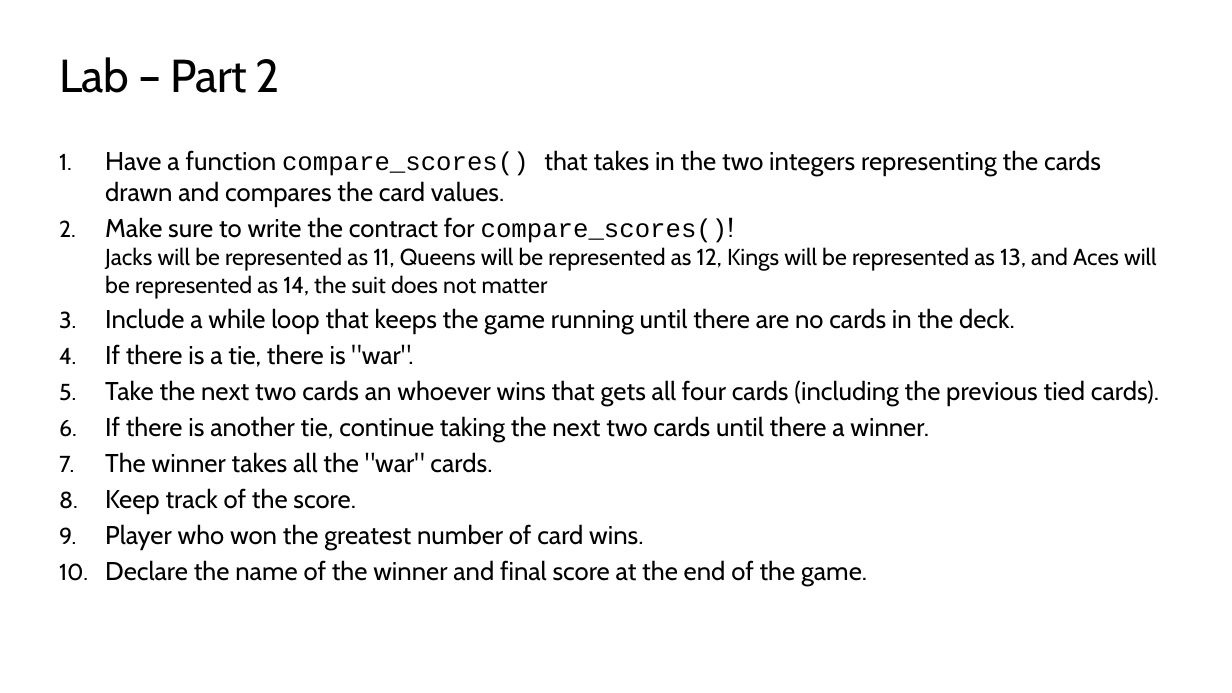
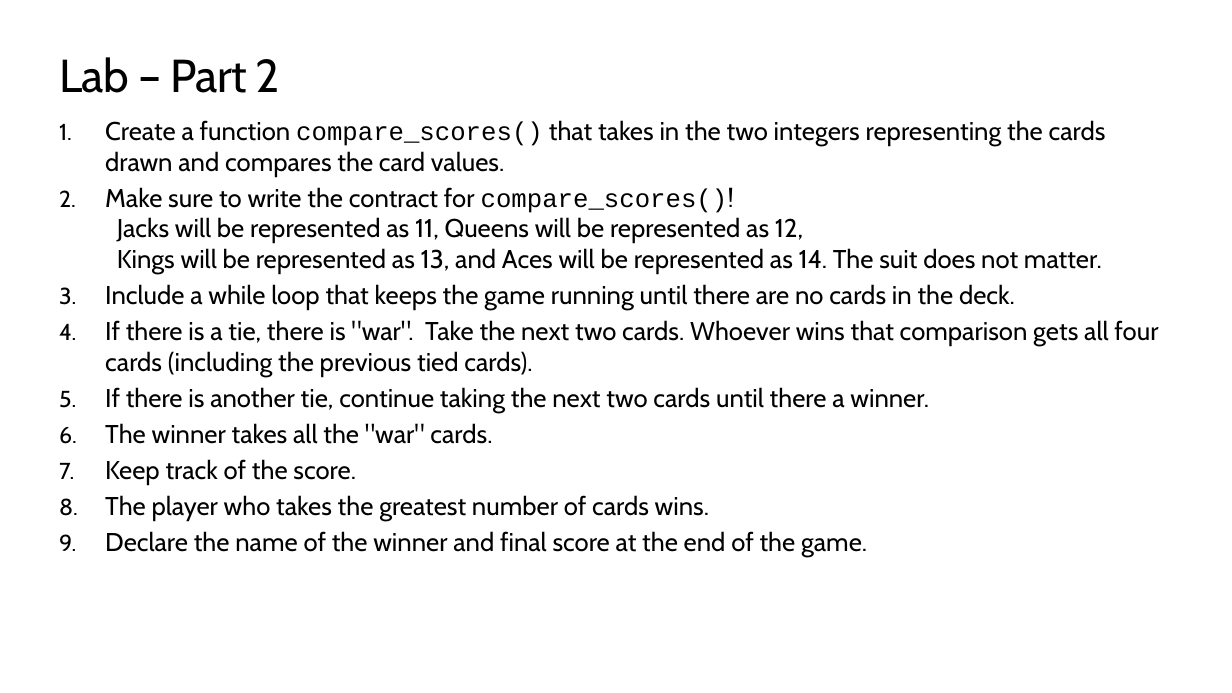
Before and after one commit to TEALSK12/2nd-semester-introduction-to-computer-science, a slide deck: slide 14 of units/3_unit/slidedecks/Intro Python 3.03 TEALS.pptx. Drawn at 1232x693 pixels with LibreOffice and Linux fonts; fonts in the diff are those of the drawing; background and template pictures are left out. Boxes give left, top, right and bottom in pixels: in the first picture for what was removed or moved away, otherwise in the second. Text is boxed around its words. In the diff, an @@ line names an element or a change of style, - is before the commit and + after.

```diff
--- a/units/3_unit/slidedecks/Intro Python 3.03 TEALS.pptx
+++ b/units/3_unit/slidedecks/Intro Python 3.03 TEALS.pptx
@@ text "Create a function compare_scores() that ...": place and size @@
-text "Create a function compare_scores() that ..." at <box>105,150,1159,586</box>
+text "Create a function compare_scores() that ..." at <box>105,120,1158,556</box>
@@ text at <box>105,120,1106,274</box>: text changed @@
-1. Have a function compare_scores() that takes in the two integers representing the cards drawn and compares the card values.
-2. Make sure to write the contract for compare_scores()!
-   Jacks will be represented as 11, Queens will be represented as 12, Kings will be represented as 13, and Aces will be represented as 14, the suit does not matter
+1. Create a function compare_scores() that takes in the two integers representing the cards drawn and compares the card values.
+2. Make sure to write the contract for compare_scores()!
+   Jacks will be represented as 11, Queens will be represented as 12,
+   Kings will be represented as 13, and Aces will be represented as 14. The suit does not matter.
@@ text at <box>105,320,1158,377</box>: text changed @@
-4. If there is a tie, there is "war".
-5. Take the next two cards an whoever wins that gets all four cards (including the previous tied cards).
+4. If there is a tie, there is "war". Take the next two cards. Whoever wins that comparison gets all four cards (including the previous tied cards).
@@ text at <box>105,495,709,520</box>: text changed @@
-9. Player who won the greatest number of card wins.
+8. The player who takes the greatest number of cards wins.
```
Also in this commit, not shown: 10 other slides changed, 18 other files.
